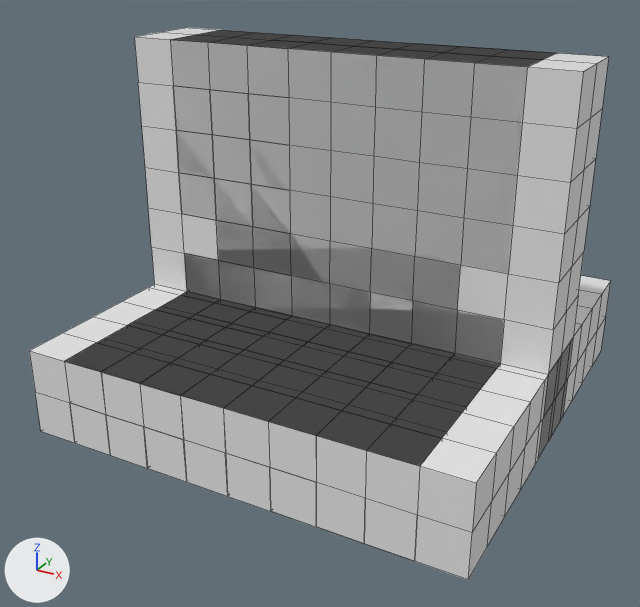
An edit to the FBX model Assets/Project/Art/Environment/Models/Soil.fbx, drawn before and after from the same camera.
Both versions are drawn from a 50 mm lens placed at (34.4, -68.4, 42.1), pointed at (-0.8, -4.4, 10.0). Every picture has the same lights, and +X, +Y and +Z are marked at lower left. Mesh edges are drawn as thin lines. Where no turn or scale is listed for an object, it has been applied to the vertices. Vertices at the same position are counted once.

The older version as bpy lines, for what is in view:
```python
me_cube_098 = bpy.data.meshes.new('Cube.098')
me_cube_098.from_pydata(...)  # 138 vertices, 136 faces; spans x -8.0..8.0, y -21.0..19.0, z -0.1..7.9
me_cube_098.materials.append(mat_tileset_final)  # white #e7e7e7
me_cube_101 = bpy.data.meshes.new('Cube.101')
me_cube_101.from_pydata(...)  # 234 vertices, 232 faces; spans x -20.0..20.0, y -4.0..4.0, z 0.0..32.0
me_cube_101.materials.append(mat_tileset_final)  # white #e7e7e7
me_cube_103 = bpy.data.meshes.new('Cube.103')
me_cube_103.from_pydata(...)  # 114 vertices, 112 faces; spans x -8.0..8.0, y -4.0..4.0, z 0.0..32.0
me_cube_103.materials.append(mat_tileset_final)  # white #e7e7e7
me_cube_104 = bpy.data.meshes.new('Cube.104')
me_cube_104.from_pydata(...)  # 154 vertices, 152 faces; spans x -12.0..12.0, y -4.0..4.0, z 0.0..32.0
me_cube_104.materials.append(mat_tileset_final)  # white #e7e7e7
ob_soil_10x4 = bpy.data.objects.new('Soil_10x4', me_cube_098)
ob_soil_10x4.location = (0.0, 0.0, 0.0)
ob_y4_platform_2x10_001 = bpy.data.objects.new('y4_Platform_2x10.001', me_cube_101)
ob_y4_platform_2x10_001.location = (0.0, 0.0, 0.0)
ob_y4_platform_2x4_001 = bpy.data.objects.new('y4_Platform_2x4.001', me_cube_103)
ob_y4_platform_2x4_001.location = (0.0, 0.0, 0.0)
ob_y4_platform_2x6_001 = bpy.data.objects.new('y4_Platform_2x6.001', me_cube_104)
ob_y4_platform_2x6_001.location = (0.0, 0.0, 0.0)
# also in view: 'y4_Soil_vertical' at (0.0, 0.0, 16.0); 'Soil_10x10' at (0.0, -0.9, 3.9); 'Soil_8x8' at (0.0, 0.0, 3.9); 'Soil_6x8' at (0.0, 0.0, 3.9); 'Soil_10x6' at (0.0, -1.0, 3.9)
```
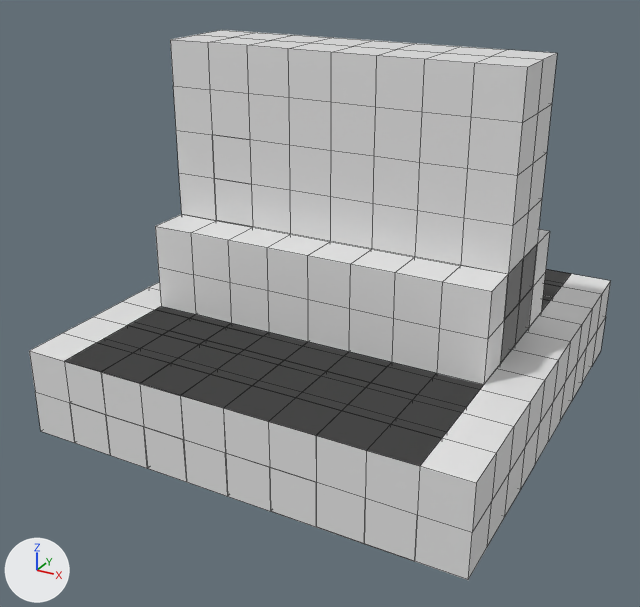
Where the newer file only moved an object's origin or applied its transform, the numbers keep the older frame.

Changed parts and their boxes (x1, y1, x2, y2) in the pictures (640 x 607 px):
'y4_Platform_2x10.001', deleted
    before: (135, 27, 609, 451)
'Soil_4x8. (y4)', added
    after: (155, 214, 550, 385)
'y4_Platform_2x6.001', reshaped
    before: (214, 32, 506, 352)
    after: (216, 185, 456, 265)
'y4_Platform_2x4.001', deleted
    before: (250, 46, 461, 232)
part 1 of me_cube_104, cut back
    before: (237, 32, 506, 56)
'Soil_8x8', unchanged, covered by the edit
    before: (127, 300, 466, 413)
    after: (127, 299, 549, 413)

The change in detail:
me_cube_104 is used by ob_y4_platform_2x6_001; location (0.0, 0.0, 0.0).
me_cube_104 had 154 vertices, 152 faces and spanned x -12.0..12.0, y -4.0..4.0, z 0.0..32.0.
me_cube_104 now has 122 vertices, 120 faces and spans x -12.0..12.0, y -4.0..4.0, z 0.0..24.0.
Part 1, on me_cube_104:
37 vertices are removed from x -12.0..12.0, y -4.0..4.0, z 28.0..32.0.
44 faces are deleted.
5 new vertices lie (0.0, 4.0, 0.0) away from vertices in x -8.0..8.0, y -4.0, z 24.0.
12 new faces join them.
Mesh me_cube_037 is new.
It has 162 vertices, 160 faces and spans x -16.0..16.0, y -8.0..8.0, z -8.1..7.9.
It uses material mat_tileset_final (white #e7e7e7).
Object 'y4_Platform_2x4.001' (ob_y4_platform_2x4_001) is deleted.
Object 'y4_Platform_2x10.001' (ob_y4_platform_2x10_001) is deleted.
Object 'Soil_4x8. (y4)' (ob_soil_4x8___y4) is new; it shows me_cube_037.
Its location is (0.0, 0.0, 8.0).
